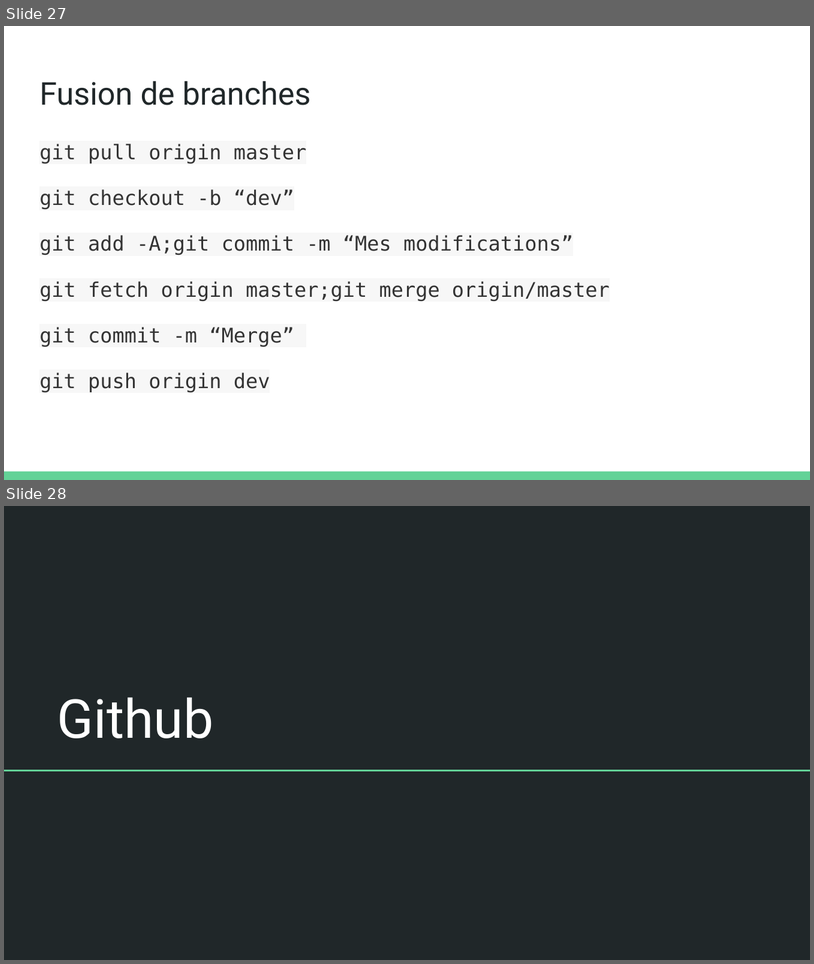
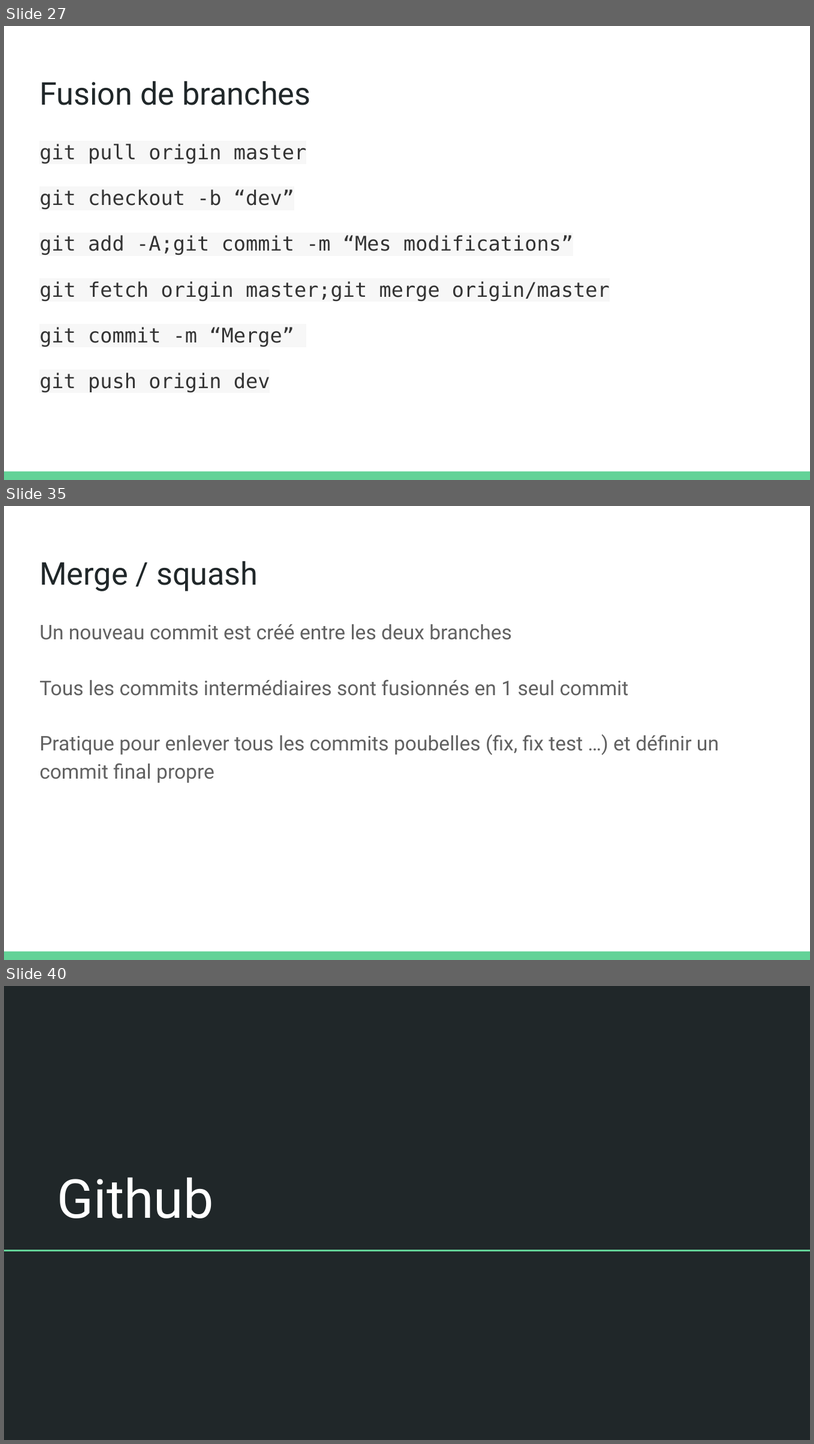
Before and after one commit to olivier-pitton/dant, a slide deck: git/Cours Git.pptx. Shown one above the other, each under a label of ours: slides 27 and 28 before the commit, slides 27, 35 and 40 after it; the slides between them are not shown. The pictures are 814x964 and 814x1444 pixels, drawn with LibreOffice and Linux fonts; fonts in the diff are those of the drawing. Boxes give left, top, right and bottom in pixels: in the first picture for what was removed or moved away, otherwise in the second. Text is boxed around its words. In the diff, an @@ line names an element or a change of style, - is before the commit and + after.

```diff
--- a/git/Cours Git.pptx
+++ b/git/Cours Git.pptx
@@ slide 35 added at (4,506,810,960), background #FFFFFF; not listed: 1 template element that a slide beside it also shows @@
@@ title added at (39,561,258,591), 28 pt, text #202729 @@
+Merge / squash
@@ text added at (39,624,719,783), 18 pt, text #616161 @@
+Un nouveau commit est créé entre les deux branches
+Tous les commits intermédiaires sont fusionnés en 1 seul commit
+Pratique pour enlever tous les commits poubelles (fix, fix test …) et définir un commit final propre
@@ what was slide 28 is now slide 40 @@
```
Also in this commit, not shown: 11 other slides added, 2 other files.
